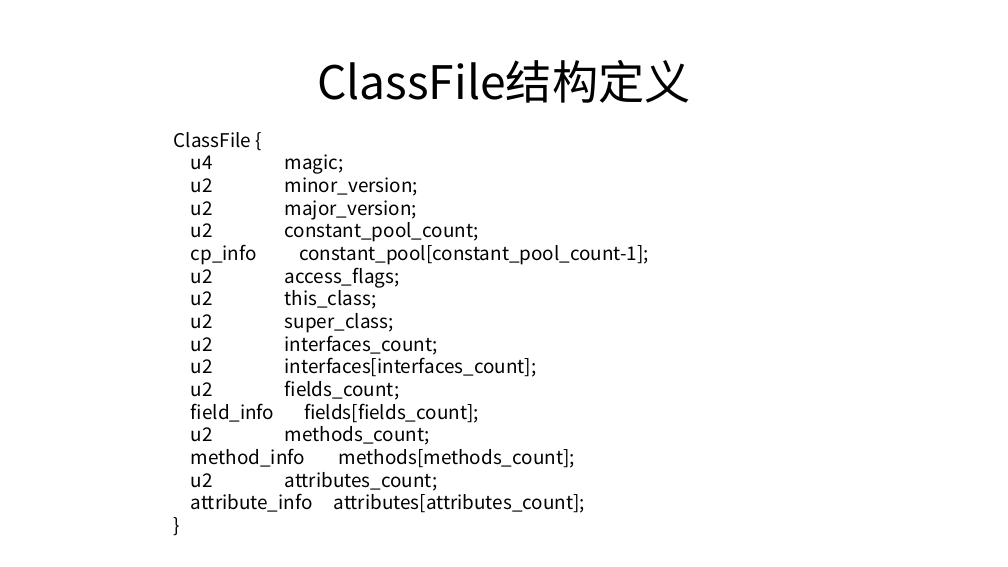
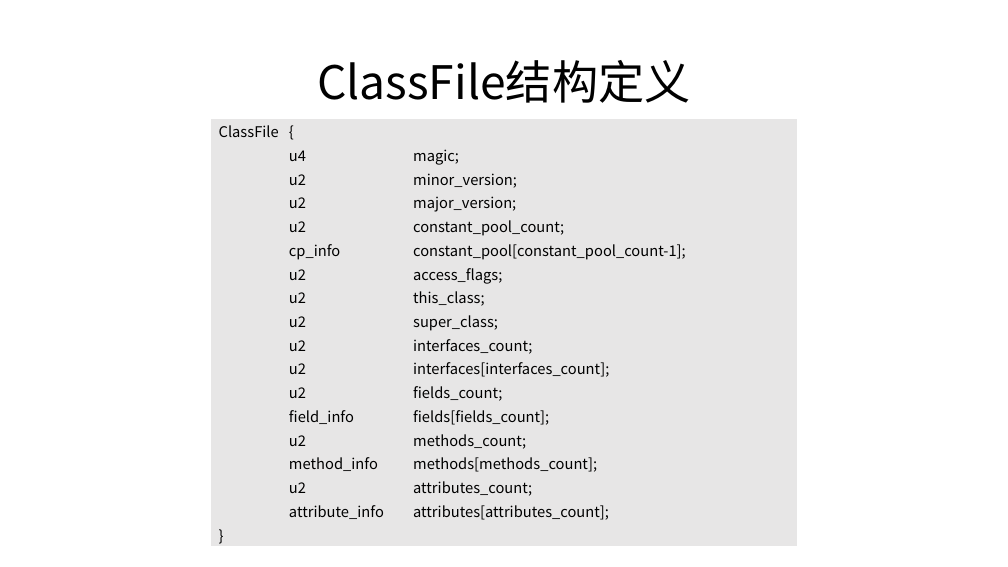
Before and after one commit to cncounter/translation, a slide deck: slide 39 of tiemao_2019/25_jvm_toc/01.JVM体系结构概述.pptx (slide 19 before the commit). Drawn at 1008x567 pixels with LibreOffice and Linux fonts; fonts in the diff are those of the drawing. Boxes give left, top, right and bottom in pixels: in the first picture for what was removed or moved away, otherwise in the second. Text is boxed around its words. In the diff, an @@ line names an element or a change of style, - is before the commit and + after.

```diff
--- a/tiemao_2019/25_jvm_toc/01.JVM体系结构概述.pptx
+++ b/tiemao_2019/25_jvm_toc/01.JVM体系结构概述.pptx
@@ table added at [211, 119, 796, 547], 18 rows, 3 columns @@
+ClassFile | { | 
+ | u4 | magic;
+ | u2 | minor_version;
+ | u2 | major_version;
+ | u2 | constant_pool_count;
+ | cp_info | constant_pool[constant_pool_count-1];
+ | u2 | access_flags;
+ | u2 | this_class;
+ | u2 | super_class;
+ | u2 | interfaces_count;
+ | u2 | interfaces[interfaces_count];
+ | u2 | fields_count;
+ | field_info | fields[fields_count];
+ | u2 | methods_count;
+ | method_info | methods[methods_count];
+ | u2 | attributes_count;
+ | attribute_info | attributes[attributes_count];
+} |  | 
@@ text removed at [174, 132, 649, 513] @@
-ClassFile {
-u4 magic;
-u2 minor_version;
-u2 major_version;
-u2 constant_pool_count;
-cp_info constant_pool[constant_pool_count-1];
-u2 access_flags;
-u2 this_class;
-u2 super_class;
-u2 interfaces_count;
-u2 interfaces[interfaces_count];
-u2 fields_count;
-field_info fields[fields_count];
-u2 methods_count;
-method_info methods[methods_count];
-u2 attributes_count;
-attribute_info attributes[attributes_count];
-}
```
Also in this commit, not shown: 15 other slides changed, 26 slides added, 11 slides removed, 5 other files.
